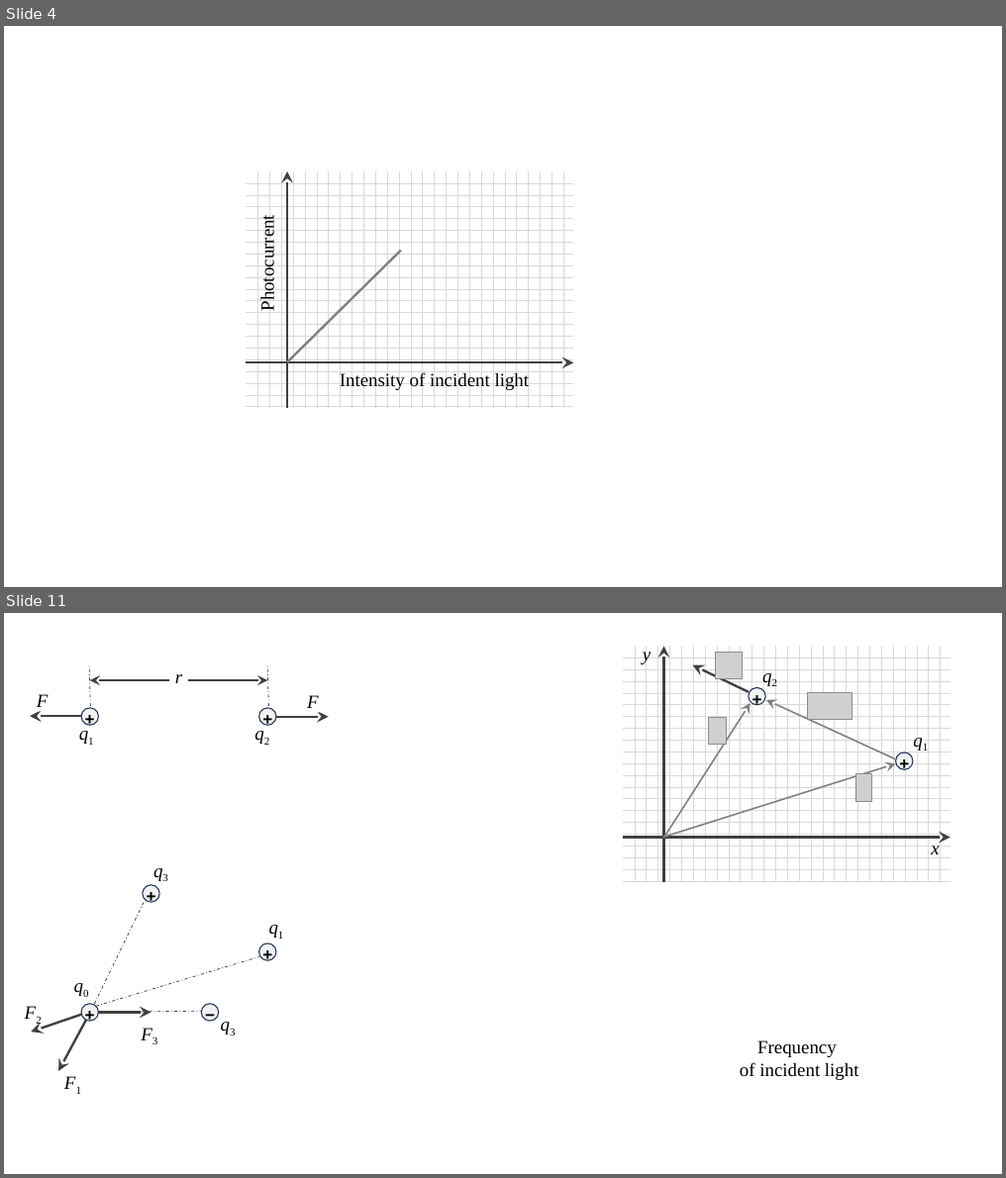
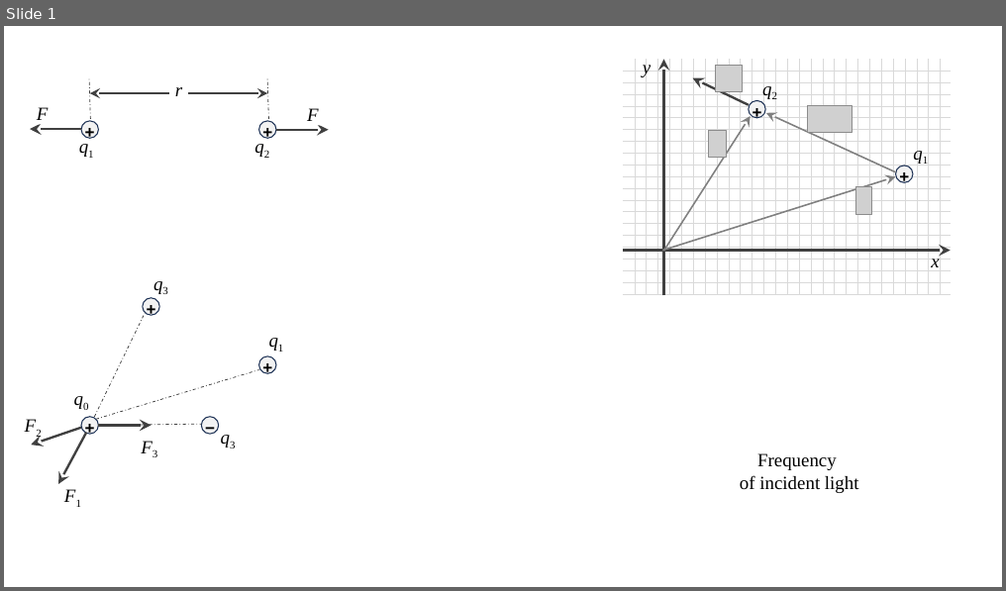
Before and after one commit to acharya2024/myProject01, a slide deck: 04_EM/img/001_EMG.pptx. Shown one above the other, each under a label of ours: slides 4 and 11 before the commit, slide 1 after it; the slides between them are not shown. The pictures are 1006x1178 and 1006x591 pixels, drawn with LibreOffice and Linux fonts; fonts in the diff are those of the drawing; grey boxes stand for pictures. Boxes give left, top, right and bottom in pixels: in the first picture for what was removed or moved away, otherwise in the second. Text is boxed around its words. In the diff, an @@ line names an element or a change of style, - is before the commit and + after.

```diff
--- a/04_EM/img/001_EMG.pptx
+++ b/04_EM/img/001_EMG.pptx
@@ slide 4 removed at bbox=[4, 26, 1002, 587], background #FFFFFF @@
@@ rectangle removed at bbox=[246, 172, 573, 408] @@
@@ arrow removed from (287, 408) to (287, 172) @@
@@ text removed at bbox=[257, 224, 278, 309] @@
-Photocurrent
@@ line removed from (287, 363) to (401, 251) @@
@@ arrow removed from (246, 363) to (573, 363) @@
@@ text removed at bbox=[340, 372, 530, 390] @@
-Intensity of incident light
@@ what was slide 11 is now slide 1 @@
```
Also in this commit, not shown: 1 slide added, 9 other slides removed, 6 other files.
